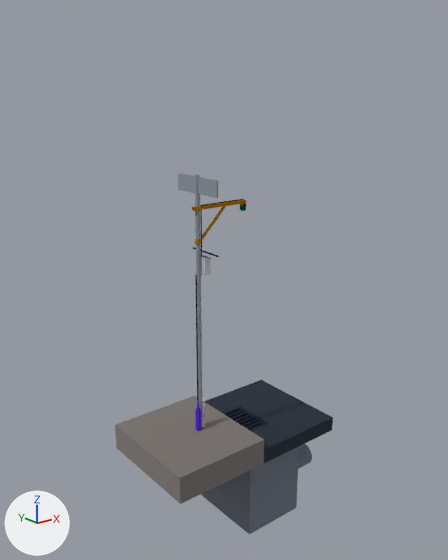
The glTF model media/model.glb, before and after one commit.
Both versions are drawn from a camera (50 mm lens) standing at (-4.73, -5.84, 4.43) and looking at (0.06, 0.14, 2.04). The lights are fixed; the arrows at lower left show +X, +Y and +Z. The picture after the commit comes second. Where no turn or scale is listed for an object, it has been applied to the vertices. Vertices at exactly the same position are counted once.

In view in the first picture: 'Conduit and riser guard', 'Existing catch basin and outlet pipe', 'Existing curb and sidewalk', 'Existing road slab and gutter', 'Existing sign pole, 60 mm', 'FieldNode 6 W panel (part of item 1)', 'Sensor arm and pole clamps', 'Sensor cables, M12' and 3 more.
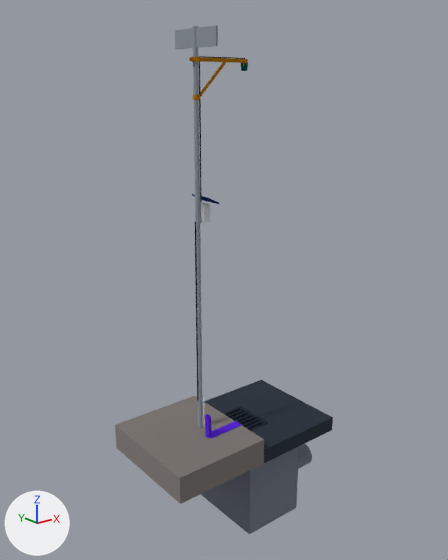
Changed parts and their boxes (x1, y1, x2, y2) in the pictures (448 x 560 px; the box of a moved part takes in the faces that stretch with it):
'Existing sign pole, 60 mm', reshaped (7% wider, 58% taller): before (178, 173, 218, 428); after (175, 25, 218, 428)
'Sensor arm and pole clamps', reshaped (9% wider): before (192, 199, 246, 244); after (189, 57, 248, 100)
'Sensor cables, M12', reshaped (70% taller): before (195, 199, 244, 401); after (195, 56, 245, 401)
'Surface cable cover and riser guard', added: after (205, 414, 242, 438)
'Conduit and riser guard', deleted (mostly hidden): before (195, 402, 201, 431)
'FieldNode 6 W panel (part of item 1)', moved: before (193, 247, 219, 257); after (192, 194, 219, 204)
part 2 of me_sensor_arm_and_pole_clamps, moved or reshaped: before (192, 199, 246, 240); after (189, 57, 248, 96)
part 3 of me_sensor_cables__m12, moved or reshaped: before (195, 275, 198, 401); after (195, 222, 198, 401)
part 4 of me_sensor_cables__m12, moved or reshaped: before (201, 199, 244, 206); after (199, 56, 245, 59)

What the commit changed:
me_existing_sign_pole__60_mm is used by ob_existing_sign_pole__60_mm; location (0.0, 0.0, 0.0).
me_existing_sign_pole__60_mm had 320 vertices, 636 faces and spanned x -0.48..-0.42, y -0.38..0.38, z 0.15..3.45.
me_existing_sign_pole__60_mm now has 320 vertices, 636 faces and spans x -0.48..-0.42, y -0.38..0.38, z 0.15..5.05.
me_existing_sign_pole__60_mm part 1: all 194 vertices in x -0.48..-0.42, y -0.38..0.38, z 3.23..3.45 are moved by (0.0, 0.0, 1.6).
me_sensor_arm_and_pole_clamps is used by ob_sensor_arm_and_pole_clamps; location (0.0, 0.0, 0.0).
me_sensor_arm_and_pole_clamps had 1462 vertices, 2924 faces and spanned x -0.52..0.285, y -0.038..0.038, z 2.635..3.085.
me_sensor_arm_and_pole_clamps now has 2377 vertices, 4758 faces and spans x -0.52..0.285, y -0.055..0.055, z 4.285..4.735.
me_sensor_arm_and_pole_clamps part 2: the loose piece of 850 vertices spanning x -0.52..0.285, y -0.038..0.038, z 2.672..3.085 is moved by (0.0, 0.0, 1.65).
Other edits to the shape of me_sensor_arm_and_pole_clamps do not show in these pictures.
me_sensor_cables__m12 is used by ob_sensor_cables__m12; location (0.0, 0.0, 0.0).
me_sensor_cables__m12 had 32 vertices, 56 faces and spanned x -0.49..0.25, y 0.0..0.01, z 0.55..3.09.
me_sensor_cables__m12 now has 32 vertices, 56 faces and spans x -0.49..0.25, y 0.0..0.01, z 0.55..4.74.
me_sensor_cables__m12 part 3: all 8 vertices in x -0.49..-0.4, y 0.0..0.01, z 2.25..2.45 are moved by (0.0, 0.0, 0.65).
me_sensor_cables__m12 part 4: all 20 vertices in x -0.41..0.25, y 0.0..0.01, z 3.04..3.09 are moved by (0.0, 0.0, 1.65).
Mesh me_surface_cable_cover_and_riser_guard is new.
It has 958 vertices, 1902 faces and spans x -0.53..0.145, y -0.31..0.005, z -0.21..0.45.
It uses material mat_mat_13 (purple #7c3aed).
Object 'FieldNode 6 W panel (part of item 1)' (ob_fieldnode_6_w_panel__part_of_item_1) moves from (-0.33, 0.0, 2.51) to (-0.33, 0.0, 3.16).
Object 'Conduit and riser guard' (ob_conduit_and_riser_guard) is deleted.
Object 'Surface cable cover and riser guard' (ob_surface_cable_cover_and_riser_guard) is new; it shows me_surface_cable_cover_and_riser_guard.
Its location is (0.0, 0.0, 0.0).
